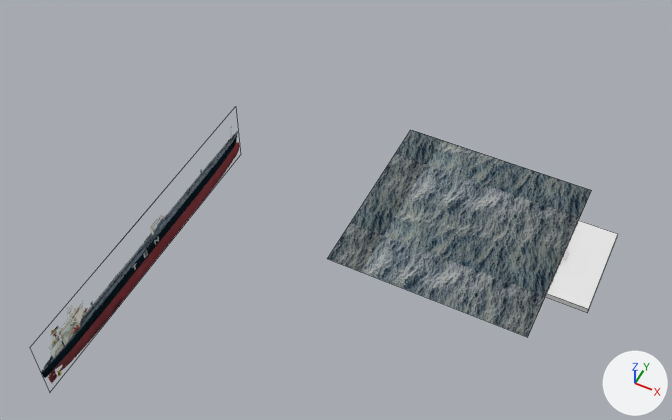
Two versions of the Blender file development/scenes/c07_v01.blend, one commit apart.
The view is the same before and after, from a 50 mm lens placed at (11.4, -119.1, 137.8), pointed at (-43.7, -8.7, -0.2). Every picture has the same lights, and +X, +Y and +Z are marked at lower right. Mesh edges are drawn as thin lines on the coarser meshes.

The first picture shows 'barco', 'mar', 'terra'.
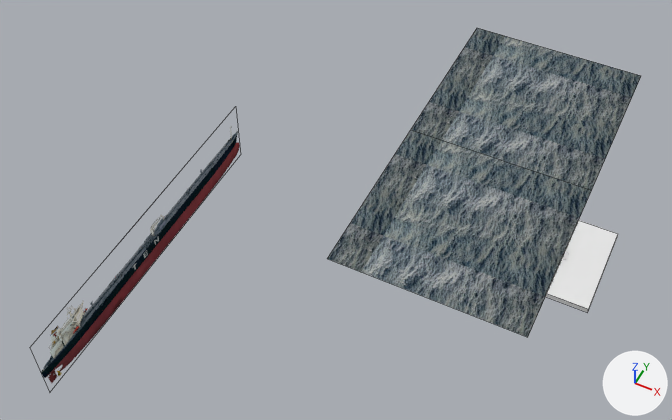
The change, as a diff of the scene's bpy script:
```diff
--- a/development/scenes/c07_v01.blend.py
+++ b/development/scenes/c07_v01.blend.py
@@ ob_mar_001 @@
+ob_mar_001 = bpy.data.objects.new('mar.001', me_plane.copy())  # the mesh of ob_mar
+ob_mar_001.location = (-20.0, 40.0, -1.0)
+ob_mar_001.scale = (20.0, 20.0, 1.0)
```

Where the change shows, as pixel boxes [x1, y1, x2, y2] in the pictures (672 x 420 px):
'mar.001', added: after [411, 28, 641, 190]
